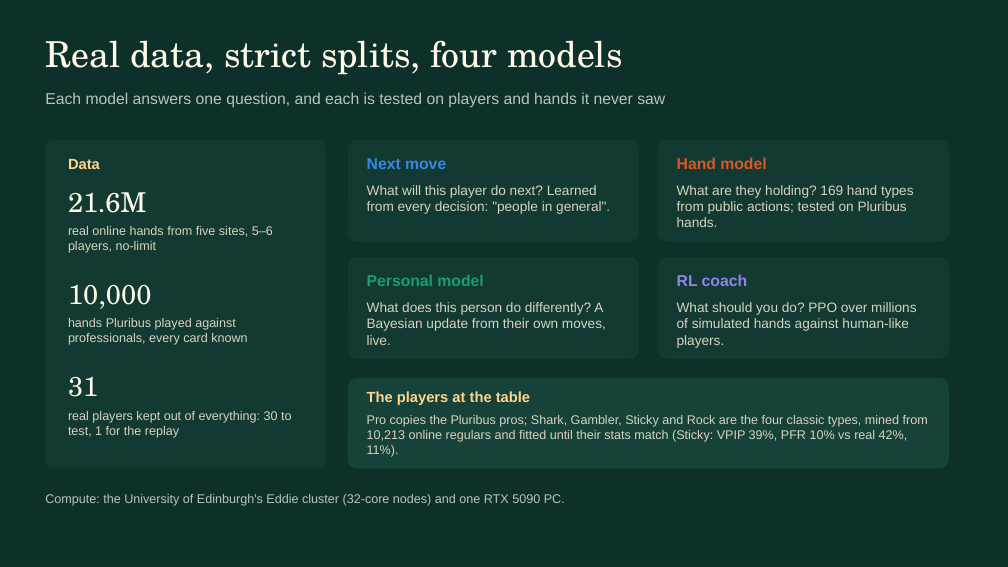
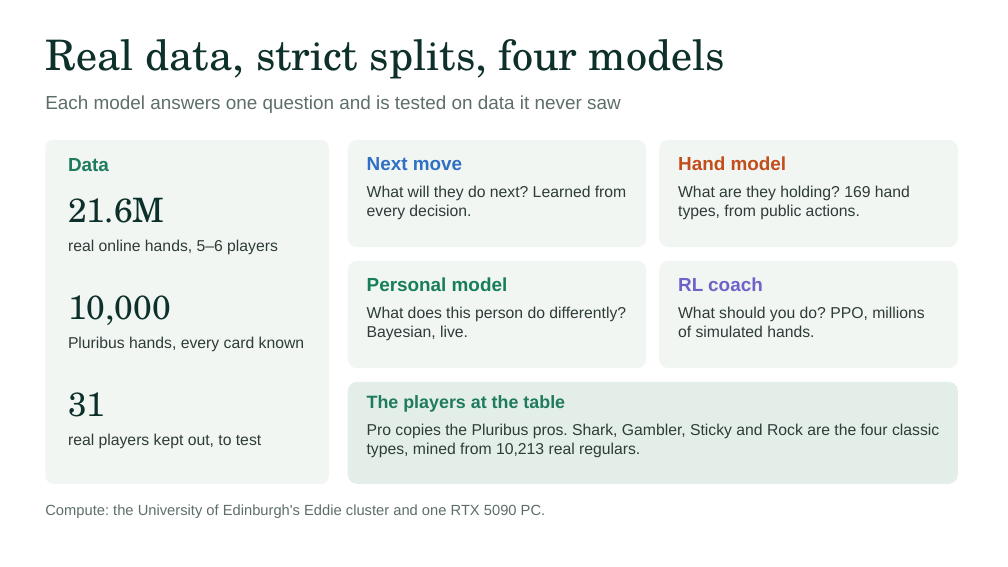
Before and after one commit to Aikk01/HackTheBurgh, a slide deck: slide 3 of docs/slides/PokerMirror.pptx. Drawn at 1008x567 pixels with LibreOffice and Linux fonts; fonts in the diff are those of the drawing. Boxes give left, top, right and bottom in pixels: in the first picture for what was removed or moved away, otherwise in the second. Text is boxed around its words. In the diff, an @@ line names an element or a change of style, - is before the commit and + after.

```diff
--- a/docs/slides/PokerMirror.pptx
+++ b/docs/slides/PokerMirror.pptx
@@ background #0E302B to #FFFFFF @@
@@ text "Real data, strict splits, four ..." at [45,39,725,79]: size 34 to 40 pt, text colour #FFF8E7 to #0E302B @@
@@ text at [45,95,621,113]: text changed; size 15 to 18 pt; text colour #B6C5BC to #5E6E68 @@
-Each model answers one question, and each is tested on players and hands it never saw
+Each model answers one question and is tested on data it never saw
@@ rounded rectangle: place and size @@
-rounded rectangle at [45,140,325,469]
+rounded rectangle at [45,140,329,484]
@@ rounded rectangle: place and size @@
-rounded rectangle at [348,140,639,242]
+rounded rectangle at [348,140,647,247]
@@ rounded rectangle: place and size @@
-rounded rectangle at [658,140,949,242]
+rounded rectangle at [659,140,958,247]
@@ text "Data" at [68,158,109,171]: size 14 to 18 pt, text colour #FFD58C to #1F7A5E @@
@@ text "Next move" at [367,157,462,170]: size 15 to 18 pt, text colour #3987E5 to #2F6FC4 @@
@@ text "Hand model" at [678,156,787,170]: size 15 to 18 pt, text colour #D95926 to #C24E1C @@
@@ text at [367,185,626,220]: text changed; size 13 to 15 pt; text colour #D8D2BF to #2E3B37 @@
-What will this player do next? Learned from every decision: "people in general".
+What will they do next? Learned from every decision.
@@ text at [678,185,910,220]: text changed; size 13 to 15 pt; text colour #D8D2BF to #2E3B37 @@
-What are they holding? 169 hand types from public actions; tested on Pluribus hands.
+What are they holding? 169 hand types, from public actions.
@@ text at [68,239,278,255]: text changed; size 12 to 15 pt; text colour #D8D2BF to #2E3B37 @@
-real online hands from five sites, 5–6 players, no-limit
+real online hands, 5–6 players
@@ rounded rectangle: place and size @@
-rounded rectangle at [348,257,639,359]
+rounded rectangle at [348,261,647,368]
@@ fill #123A33 to #F1F6F3; proportions changed in 5 elements at [348,140,647,247], [659,140,958,247], [45,140,329,484], [348,261,647,368], [659,261,958,368] @@
@@ rounded rectangle: place and size @@
-rounded rectangle at [658,257,949,359]
+rounded rectangle at [659,261,958,368]
@@ text "10,000": place and size @@
-text "10,000" at [68,284,151,309]
+text "10,000" at [68,295,171,325]
@@ text "Personal model" at [367,277,508,291]: size 15 to 18 pt, text colour #199E70 to #177E5A @@
@@ text "RL coach" at [678,277,763,291]: size 15 to 18 pt, text colour #9085E9 to #6F63C8 @@
@@ text at [367,306,626,341]: text changed; size 13 to 15 pt; text colour #D8D2BF to #2E3B37 @@
-What does this person do differently? A Bayesian update from their own moves, live.
+What does this person do differently? Bayesian, live.
@@ text at [678,306,924,337]: text changed; size 13 to 15 pt; text colour #D8D2BF to #2E3B37 @@
-What should you do? PPO over millions of simulated hands against human-like players.
+What should you do? PPO, millions of simulated hands.
@@ text at [68,336,304,352]: text changed; size 12 to 15 pt; text colour #D8D2BF to #2E3B37 @@
-hands Pluribus played against professionals, every card known
+Pluribus hands, every card known
@@ size 26 to 32 pt, text colour #FFF8E7 to #0E302B in 3 elements at [68,197,164,223], [68,295,171,325], [68,392,105,417] @@
@@ text "31": place and size @@
-text "31" at [68,376,98,397]
+text "31" at [68,392,105,417]
@@ rounded rectangle: place and size @@
-rounded rectangle at [348,378,949,469]
+rounded rectangle at [348,382,958,484]
@@ rounded rectangle at [348,382,958,484]: fill #164239 to #E4EEE9; proportions changed @@
@@ text "The players at the table" at [367,395,565,412]: size 14 to 17 pt, text colour #FFD58C to #1F7A5E @@
@@ text at [68,433,261,449]: text changed; size 12 to 15 pt; text colour #D8D2BF to #2E3B37 @@
-real players kept out of everything: 30 to test, 1 for the replay
+real players kept out, to test
@@ text at [367,423,939,458]: text changed; size 12 to 15 pt; text colour #D8D2BF to #2E3B37 @@
-Pro copies the Pluribus pros; Shark, Gambler, Sticky and Rock are the four classic types, mined from 10,213 online regulars and fitted until their stats match (Sticky: VPIP 39%, PFR 10% vs real 42%, 11%).
+Pro copies the Pluribus pros. Shark, Gambler, Sticky and Rock are the four classic types, mined from 10,213 real regulars.
@@ text at [45,504,546,518]: text changed; size 12 to 14 pt; text colour #B6C5BC to #5E6E68 @@
-Compute: the University of Edinburgh's Eddie cluster (32-core nodes) and one RTX 5090 PC.
+Compute: the University of Edinburgh's Eddie cluster and one RTX 5090 PC.
```
Also in this commit, not shown: 4 other slides changed, 1 other file.
